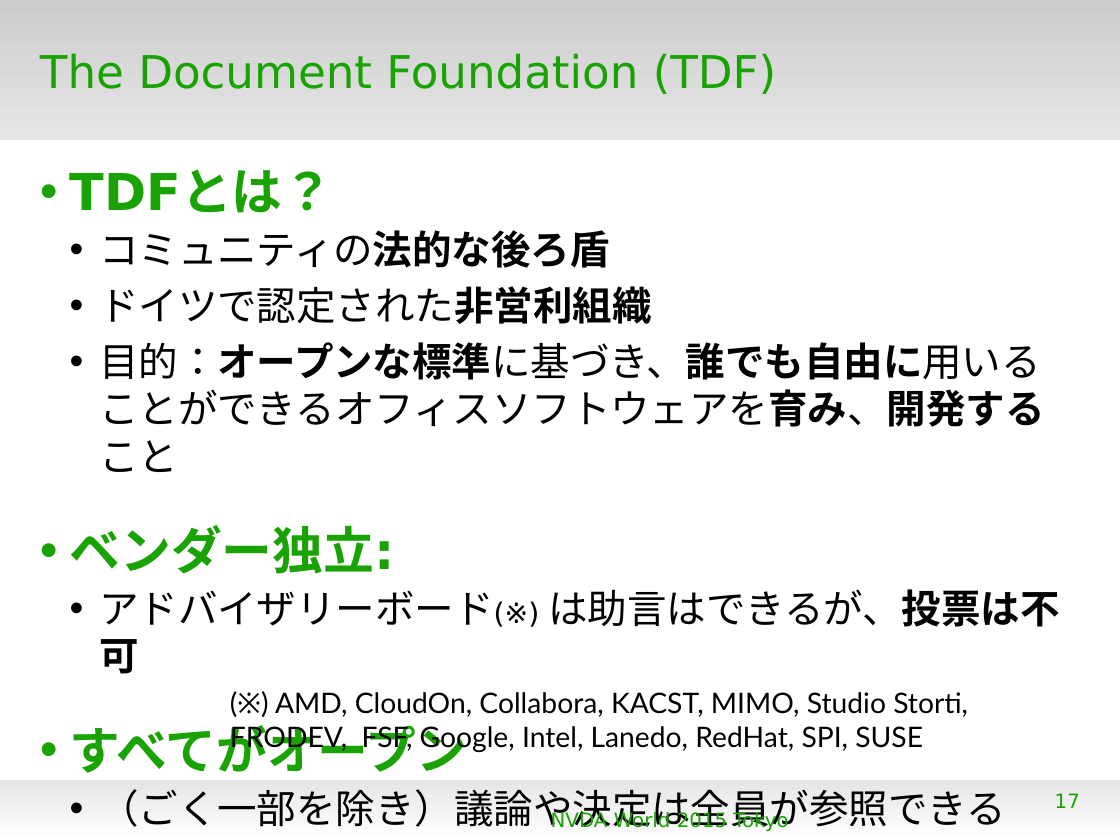
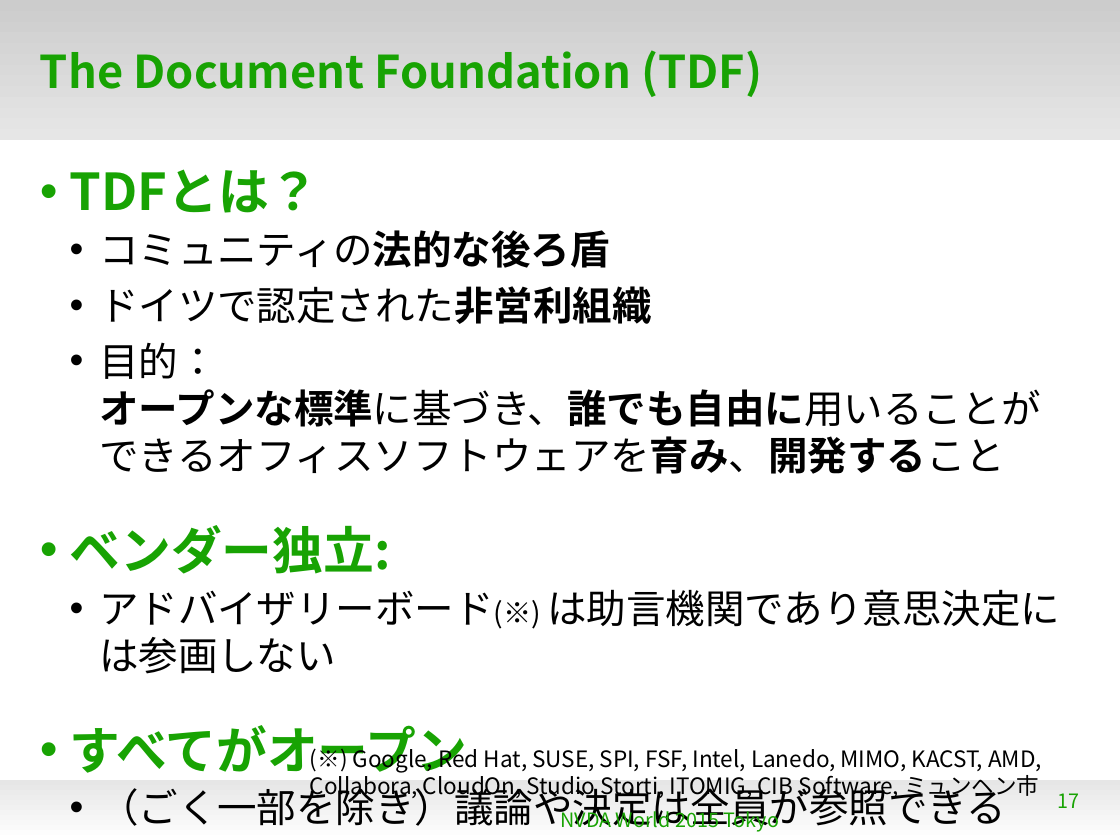
Before and after one commit to naruoga/KantoLibreOffice, a slide deck: slide 17 of others/NVDAworld2015.odp. Drawn at 1120x840 pixels with LibreOffice and Linux fonts; fonts in the diff are those of the drawing; background and template pictures are left out. Boxes give left, top, right and bottom in pixels: in the first picture for what was removed or moved away, otherwise in the second. Text is boxed around its words. In the diff, an @@ line names an element or a change of style, - is before the commit and + after.

Commit message:
WIP

```diff
--- a/others/NVDAworld2015.odp
+++ b/others/NVDAworld2015.odp
@@ title "The Document Foundation (TDF)" at [40, 50, 762, 97]: font DejaVu Sans to Noto Sans CJK JP, bold on @@
@@ text at [70, 169, 1006, 832]: font DejaVu Sans to Noto Sans CJK JP in "TDFとは？", "コミュニティの法的な後ろ盾", "ドイツで認定された非営利組織", "ベンダー独立:" and 2 more places @@
@@ text at [99, 342, 1041, 474]: text changed; font DejaVu Sans to Noto Sans CJK JP @@
-  • 目的：オープンな標準に基づき、誰でも自由に用いることができるオフィスソフトウェアを育み、開発すること
+  • 目的：
+    オープンな標準に基づき、誰でも自由に用いることができるオフィスソフトウェアを育み、開発すること
@@ text at [99, 589, 1060, 674]: text changed; font DejaVu Sans to Noto Sans CJK JP @@
-  • アドバイザリーボード(※) は助言はできるが、投票は不可
+  • アドバイザリーボード(※) は助言機関であり意思決定には参画しない
@@ text removed at [230, 692, 968, 752] @@
-(※) AMD, CloudOn, Collabora, KACST, MIMO, Studio Storti, FRODEV, FSF, Google, Intel, Lanedo, RedHat, SPI, SUSE
@@ text added at [310, 744, 1042, 801], 16 pt, text #000000 @@
+(※) Google, Red Hat, SUSE, SPI, FSF, Intel, Lanedo, MIMO, KACST, AMD, Collabora, CloudOn, Studio Storti, ITOMIG, CIB Software, ミュンヘン市
@@ text "NVDA World 2015 Tokyo" at [560, 807, 780, 832]: font DejaVu Sans to Noto Sans CJK JP @@
@@ page number at [1058, 793, 1080, 808]: font DejaVu Sans to Noto Sans CJK JP @@
```
Also in this commit, not shown: 23 other slides changed.
